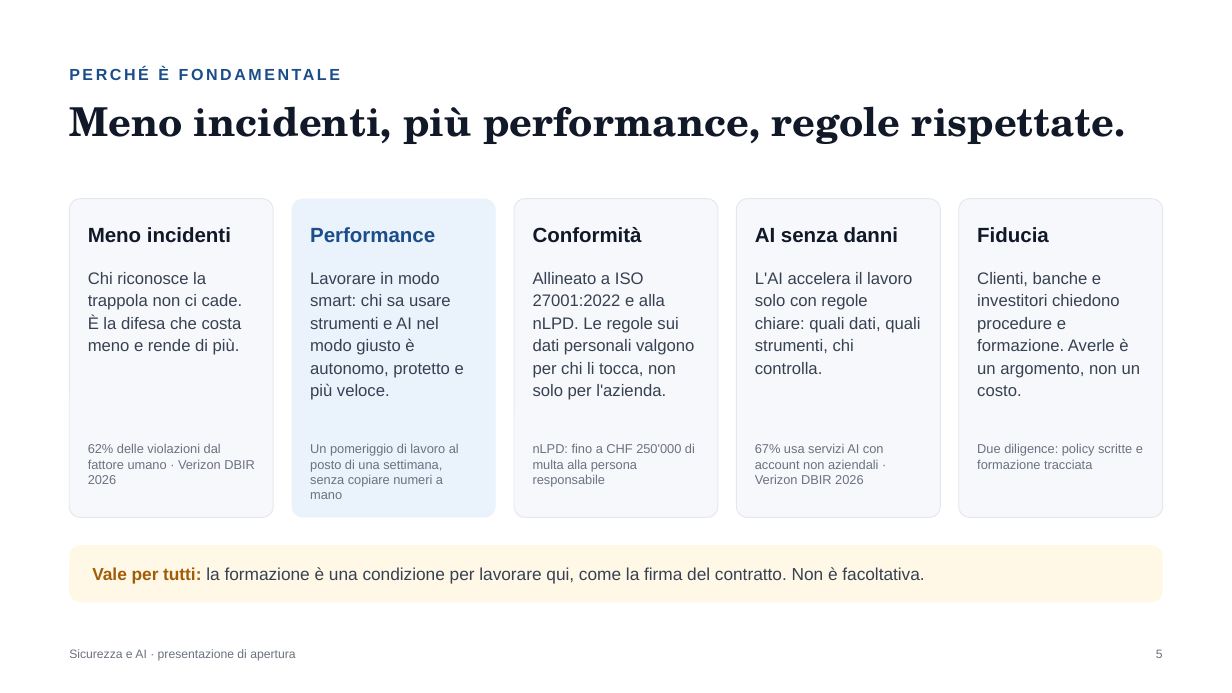
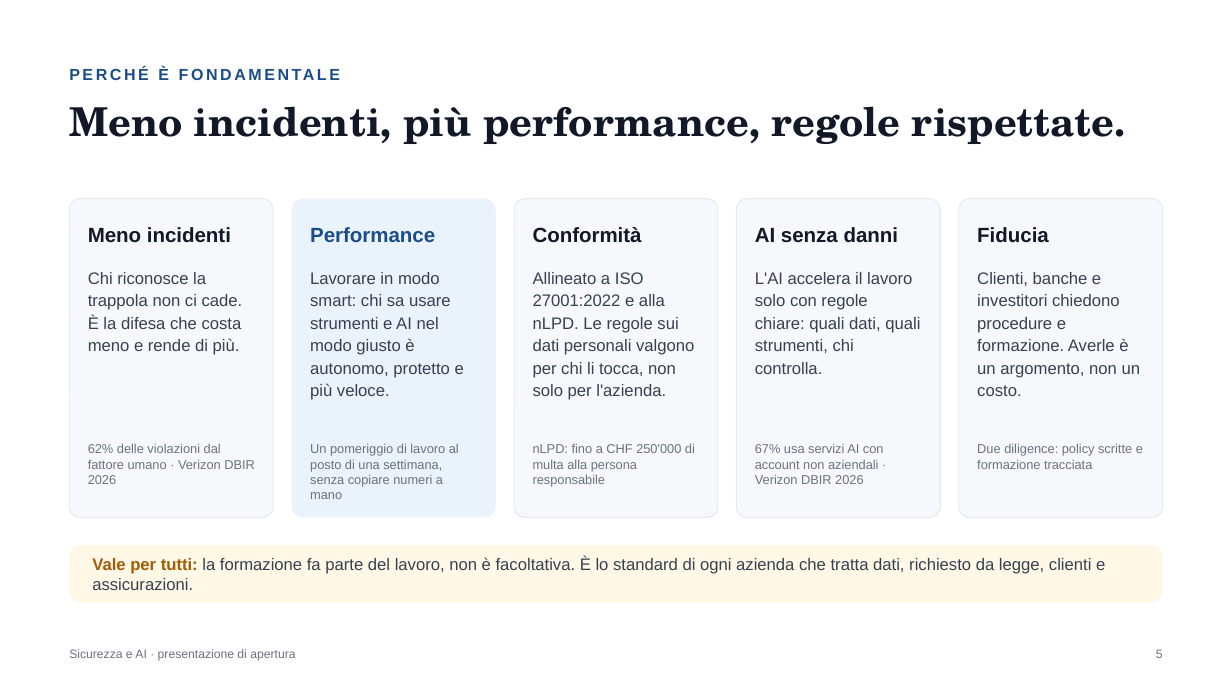
Before and after one commit to Mr-Hodler/IT-Security-AI-CrossCompany, a slide deck: slide 5 of Presentazione di apertura, Sicurezza e AI.pptx. Drawn at 1232x693 pixels with LibreOffice and Linux fonts; fonts in the diff are those of the drawing. Boxes give left, top, right and bottom in pixels: in the first picture for what was removed or moved away, otherwise in the second. Text is boxed around its words. In the diff, an @@ line names an element or a change of style, - is before the commit and + after.

Commit message:
Presentazione di apertura v2.1: perche esiste, referenti, policy standard, estratti in copertina

```diff
--- a/Presentazione di apertura, Sicurezza e AI.pptx
+++ b/Presentazione di apertura, Sicurezza e AI.pptx
@@ text at (x1=92, y1=556, x2=1105, y2=590): text changed; size 13.5 to 13 pt @@
-Vale per tutti: la formazione è una condizione per lavorare qui, come la firma del contratto. Non è facoltativa.
+Vale per tutti: la formazione fa parte del lavoro, non è facoltativa. È lo standard di ogni azienda che tratta dati, richiesto da legge, clienti e assicurazioni.
```
Also in this commit, not shown: 6 other slides changed, 1 slide added, 1 slide removed, 1 other file.
